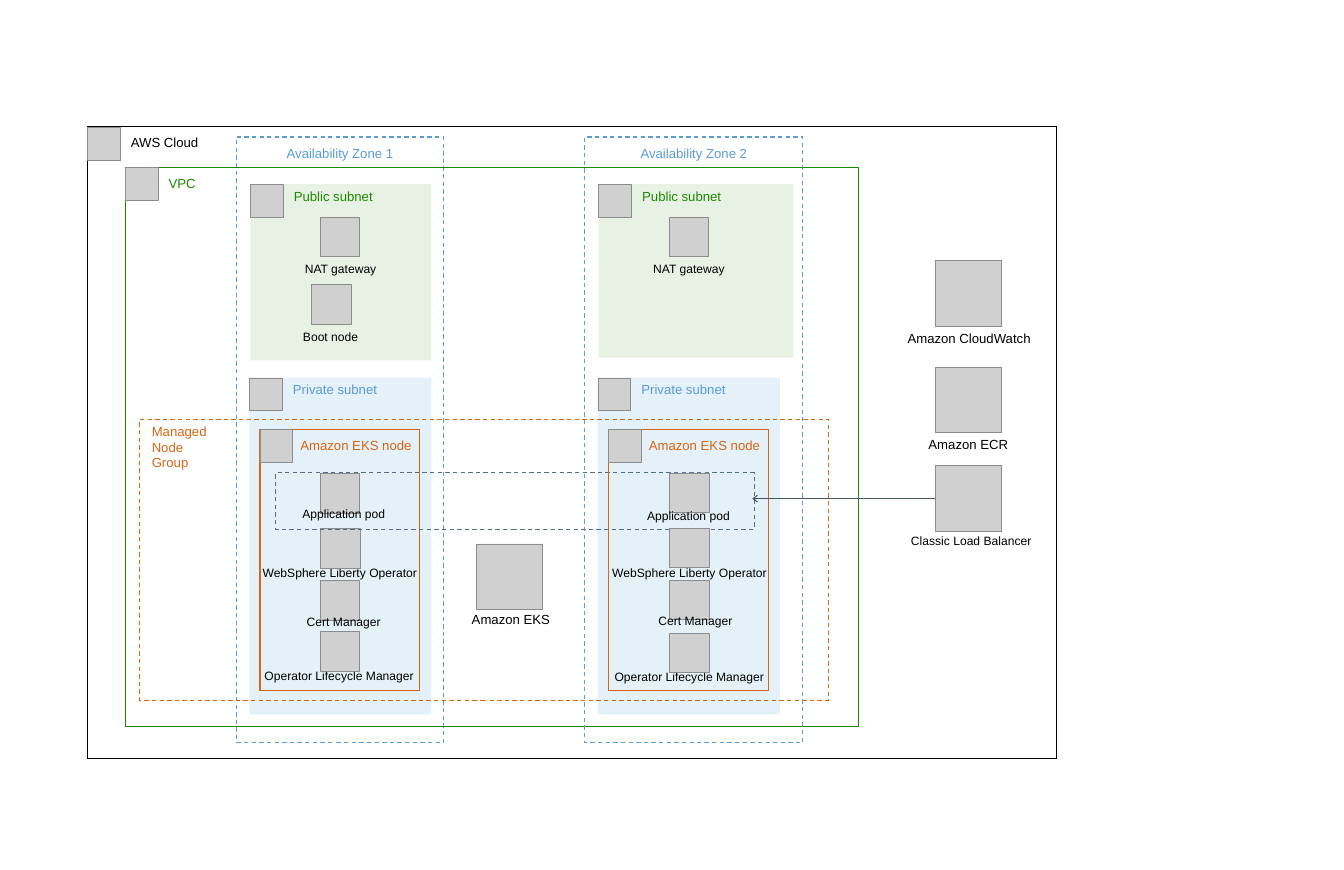
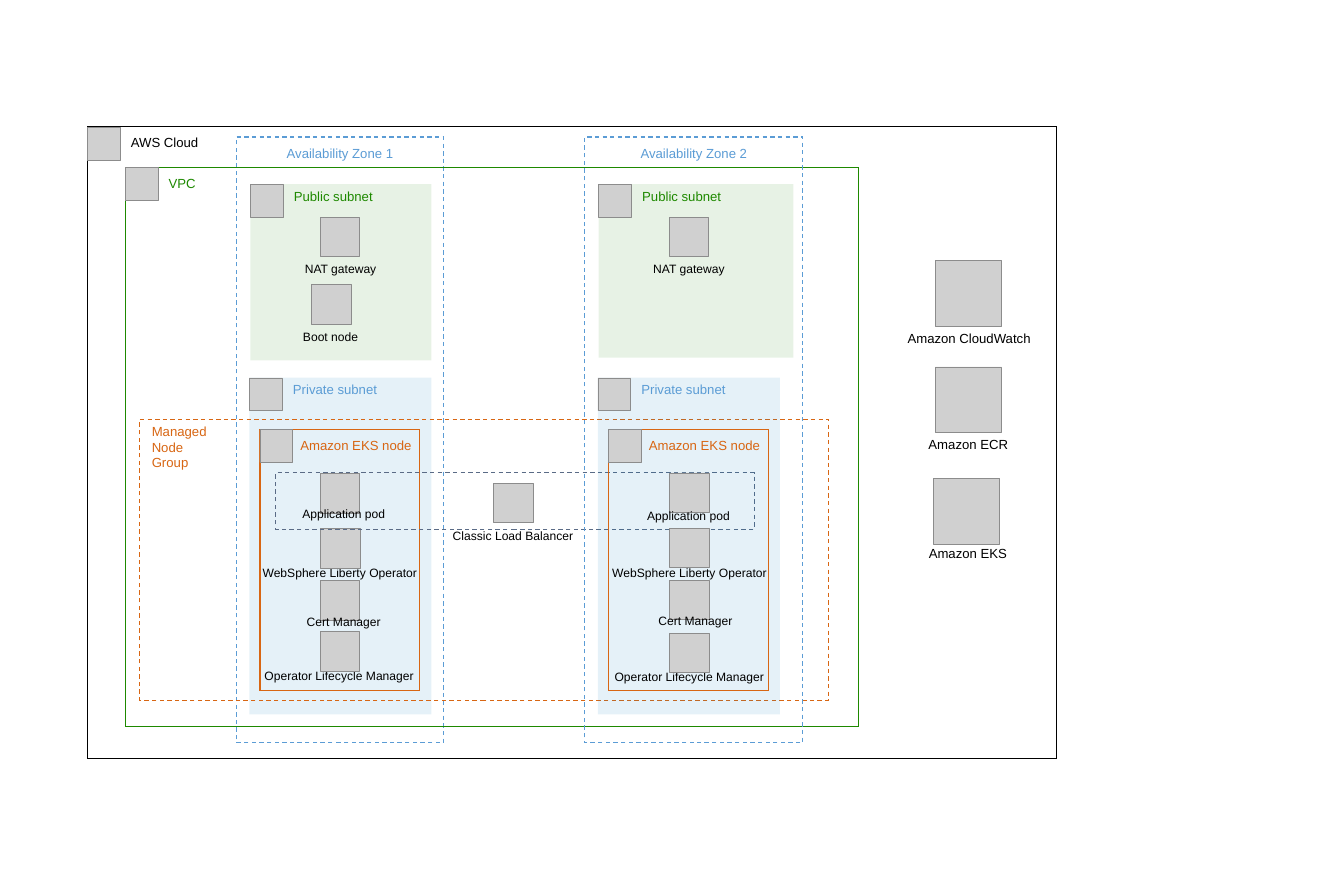
Before and after one commit to aws-quickstart/quickstart-ibm-liberty-eks, a slide deck: slide 1 of docs/deployment_guide/images/architecture_diagram.pptx. Drawn at 1344x870 pixels with LibreOffice and Linux fonts; fonts in the diff are those of the drawing; grey boxes stand for pictures. Boxes give left, top, right and bottom in pixels: in the first picture for what was removed or moved away, otherwise in the second. Text is boxed around its words. In the diff, an @@ line names an element or a change of style, - is before the commit and + after.

```diff
--- a/docs/deployment_guide/images/architecture_diagram.pptx
+++ b/docs/deployment_guide/images/architecture_diagram.pptx
@@ picture: place and size @@
-picture at box(477, 544, 542, 610)
+picture at box(934, 478, 999, 543)
@@ picture removed at box(935, 466, 1002, 532) @@
@@ picture added at box(494, 483, 534, 523) @@
@@ arrow removed from (935, 499) to (753, 499) @@
@@ text "Classic Load Balancer": place and size @@
-text "Classic Load Balancer" at box(911, 536, 1032, 545)
+text "Classic Load Balancer" at box(453, 531, 573, 540)
@@ text "Amazon EKS": place and size @@
-text "Amazon EKS" at box(472, 614, 550, 624)
+text "Amazon EKS" at box(929, 548, 1007, 558)
```
Also in this commit, not shown: 2 other files.
